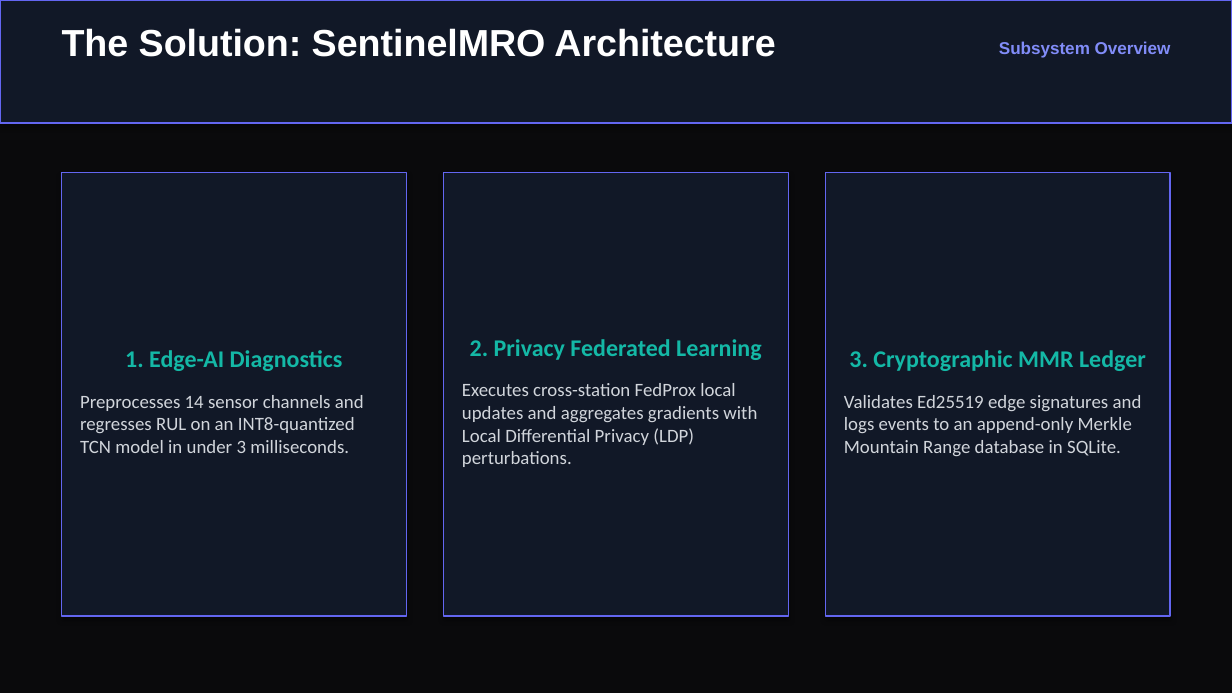
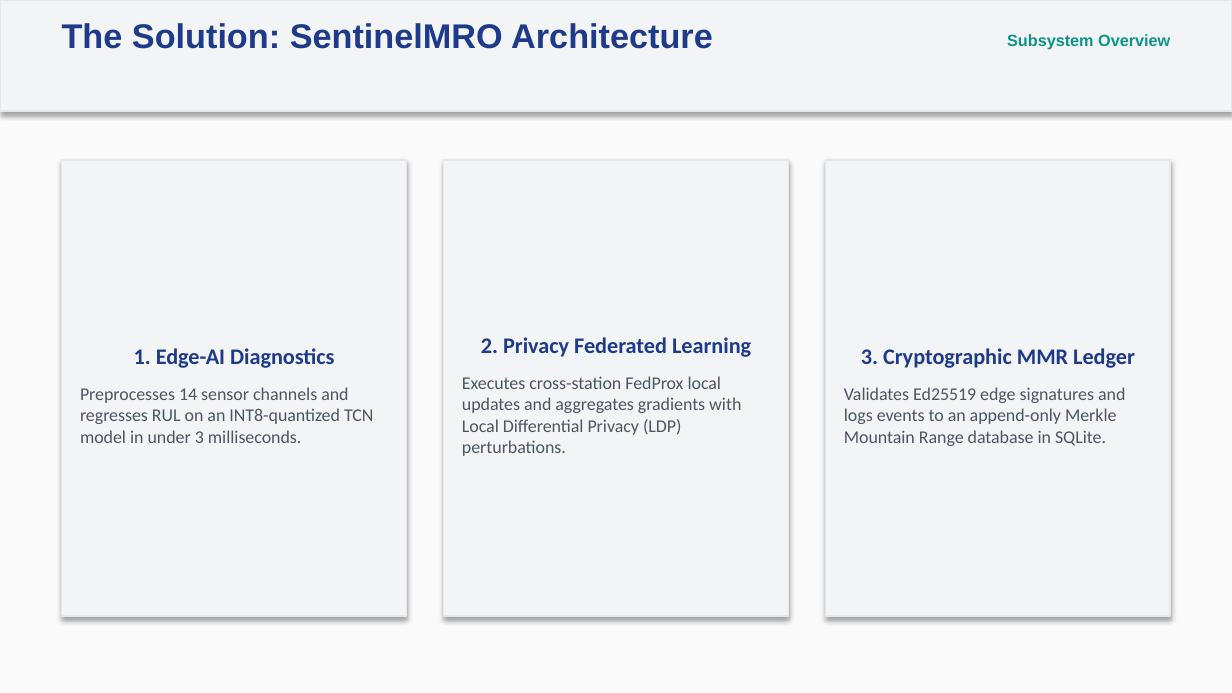
Before and after one commit to Shreeprasandh/sentinelMRO, a slide deck: slide 3 of documentation/SentinelMRO_Project_Presentation.pptx. Drawn at 1232x693 pixels with LibreOffice and Linux fonts; fonts in the diff are those of the drawing. Boxes give left, top, right and bottom in pixels: in the first picture for what was removed or moved away, otherwise in the second. Text is boxed around its words. In the diff, an @@ line names an element or a change of style, - is before the commit and + after.

```diff
--- a/documentation/SentinelMRO_Project_Presentation.pptx
+++ b/documentation/SentinelMRO_Project_Presentation.pptx
@@ background #0A0A0C to #FAFAFA @@
@@ rectangle resized from (x1=0, y1=0, x2=1232, y2=123) to (x1=0, y1=0, x2=1232, y2=111) @@
@@ rectangle at (x1=0, y1=0, x2=1232, y2=111): fill #111827 to #F3F4F6; outline #6366F1 1.5 pt to #E5E7EB 1 pt @@
@@ text "The Solution: SentinelMRO Architecture" at (x1=62, y1=23, x2=713, y2=49): size 22 to 20 pt, text colour #FFFFFF to #1E3A8A @@
@@ text "Subsystem Overview" at (x1=1007, y1=34, x2=1170, y2=50): size 10 to 9.5 pt, text colour #818CF8 to #0D9488 @@
@@ rectangle "1. Edge-AI Diagnostics" resized from (x1=62, y1=172, x2=407, y2=616) to (x1=62, y1=160, x2=407, y2=616) @@
@@ rectangle "1. Edge-AI Diagnostics" at (x1=62, y1=160, x2=407, y2=616): size 14 to 13 pt, text colour #14B8A6 to #1E3A8A in "1. Edge-AI Diagnostics"; size 11 to 10.5 pt, text colour #D1D5DB to #4B5563 in "Preprocesses 14 sensor channels and regresses RUL ..."; less space between paragraphs; fill #111827 to #F3F4F6; outline #6366F1 1 pt to #E5E7EB 1 pt @@
@@ rectangle "2. Privacy Federated Learning" resized from (x1=444, y1=172, x2=788, y2=616) to (x1=444, y1=160, x2=788, y2=616) @@
@@ rectangle "2. Privacy Federated Learning" at (x1=444, y1=160, x2=788, y2=616): size 14 to 13 pt, text colour #14B8A6 to #1E3A8A in "2. Privacy Federated Learning"; size 11 to 10.5 pt, text colour #D1D5DB to #4B5563 in "Executes cross-station FedProx local updates and aggregates ..."; less space between paragraphs; fill #111827 to #F3F4F6; outline #6366F1 1 pt to #E5E7EB 1 pt @@
@@ rectangle "3. Cryptographic MMR Ledger" resized from (x1=825, y1=172, x2=1170, y2=616) to (x1=825, y1=160, x2=1170, y2=616) @@
@@ rectangle "3. Cryptographic MMR Ledger" at (x1=825, y1=160, x2=1170, y2=616): size 14 to 13 pt, text colour #14B8A6 to #1E3A8A in "3. Cryptographic MMR Ledger"; size 11 to 10.5 pt, text colour #D1D5DB to #4B5563 in "Validates Ed25519 edge signatures and logs events ..."; less space between paragraphs; fill #111827 to #F3F4F6; outline #6366F1 1 pt to #E5E7EB 1 pt @@
```
Also in this commit, not shown: 7 other slides changed, 1 slide added, 1 slide removed, 1 other file.
